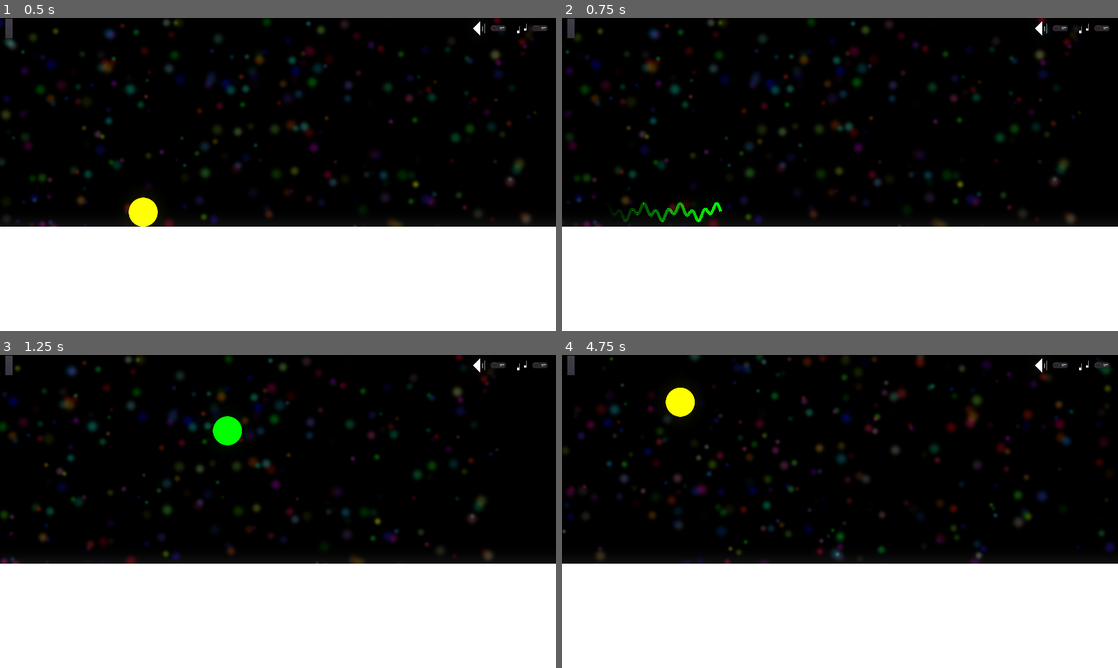
Above: before the commit, frames 1-4 (two rows, left to right).
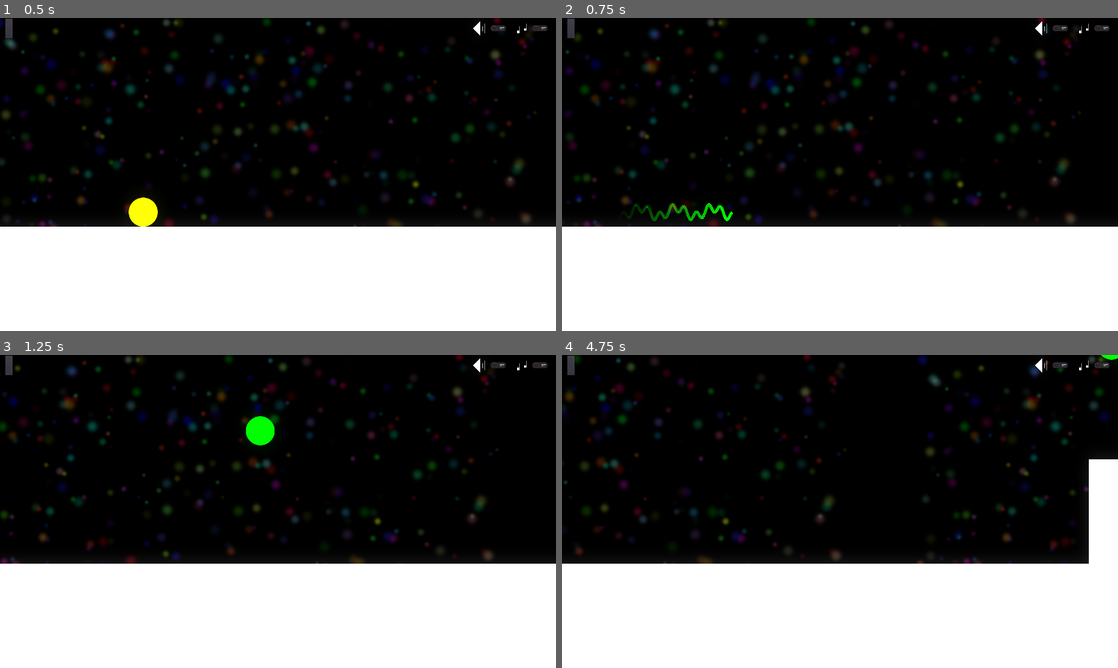
Above: after the commit, the same moments.

Repository: savenger/warticle
Game: Godot game, scene res://Scenes/World.tscn
The game is run twice, just before and just after one commit, with the same random seed, the same clock (stepped at 60 frames per second) and the same inputs.
Inputs:
- Up to frame 1 (0.5 s): no input
- Up to frame 2 (0.75 s): tap Enter at 0.5 s; hold D (move_right_button) from 0.53 s (still down); tap Alt (switch_button) at 0.6 s
- Up to frame 3 (1.25 s): keep holding D (move_right_button); tap Space (jump_button) at 0.77 s
- Up to frame 4 (4.75 s): release D (move_right_button) at 1.28 s; hold A (move_left_button) 1.28-2.03 s; tap Alt (switch_button) every 0.75 s from 1.35 to 4.35 s; tap Space (jump_button) at 1.52, 3.02, 3.77, 4.52 s; hold D (move_right_button) 2.03-3.53 s; hold A (move_left_button) from 3.53 s (still down)

Frame 1 is identical in both runs. In frame 2, 0.5% of the frame differs, in the area x 9-31%, y 58-66%; in frame 3, 0.8%; in frame 4, 8.5%, in the area x 0-100%, y 0-67%.

Commit message:
corrected particles and player

Diff:
--- a/Scripts/Player.gd
+++ b/Scripts/Player.gd
@@ -66,7 +66,7 @@
 					vel.x += player_speed * 2
 	else: # wave movement
 		vel.y = 0
-		vel.x = move_toward(vel.x, player_speed_wave, delta ) # * acc)
+		vel.x = move_toward(vel.x, player_speed_wave, delta * acc)
 		if Input.is_action_pressed("jump_button"):
 			finish_tutorial_level(1)
 			switch_state()
--- a/Scripts/Wave.gd
+++ b/Scripts/Wave.gd
@@ -26,4 +26,4 @@
 		var x = i-length
 		var y = congestion(x)*sin(x*frequency+offset)*amplitude
 		points[i] = Vector2(x,y)
-	offset += (get_parent().player_speed_wave + get_parent().vel.x)/60 *frequency
+	offset -= (get_parent().player_speed_wave + get_parent().vel.x)/60 *frequency /PI
--- a/Scripts/World.gd
+++ b/Scripts/World.gd
@@ -9,12 +9,10 @@
 	if body.name == "Player":
 		die()
 
-
 func _on_Left_body_entered(body):
 	if body.name == "Player":
 		die()
 
-
 func _on_Right_body_entered(body):
 	if body.name == "Player":
 		die()
